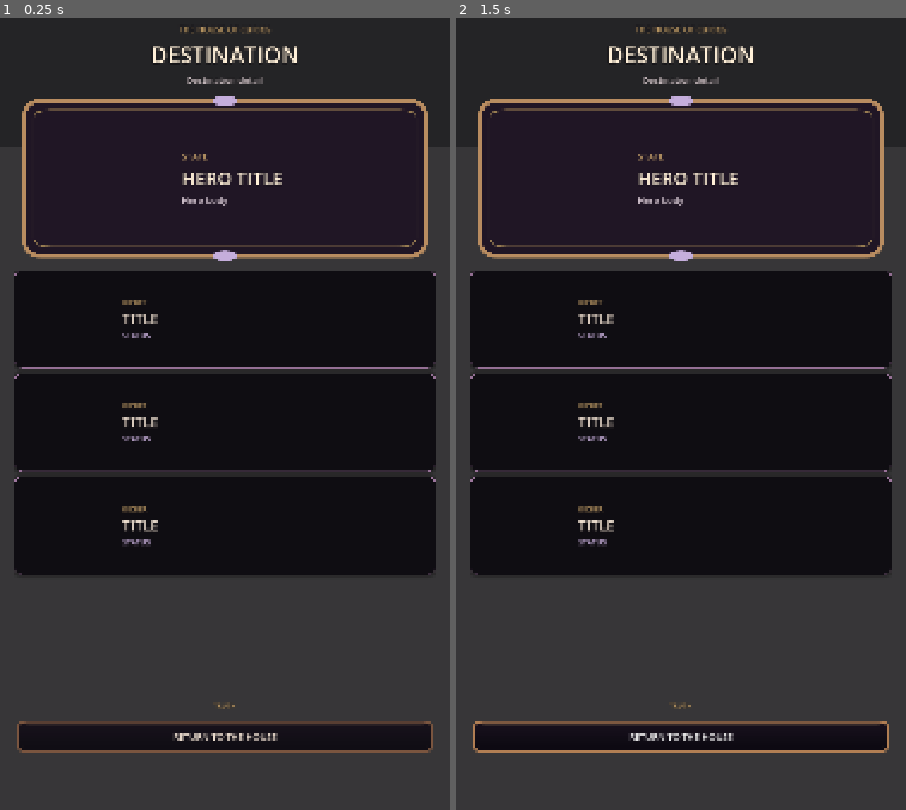
Above: before the commit, frames 1-2 (left to right).
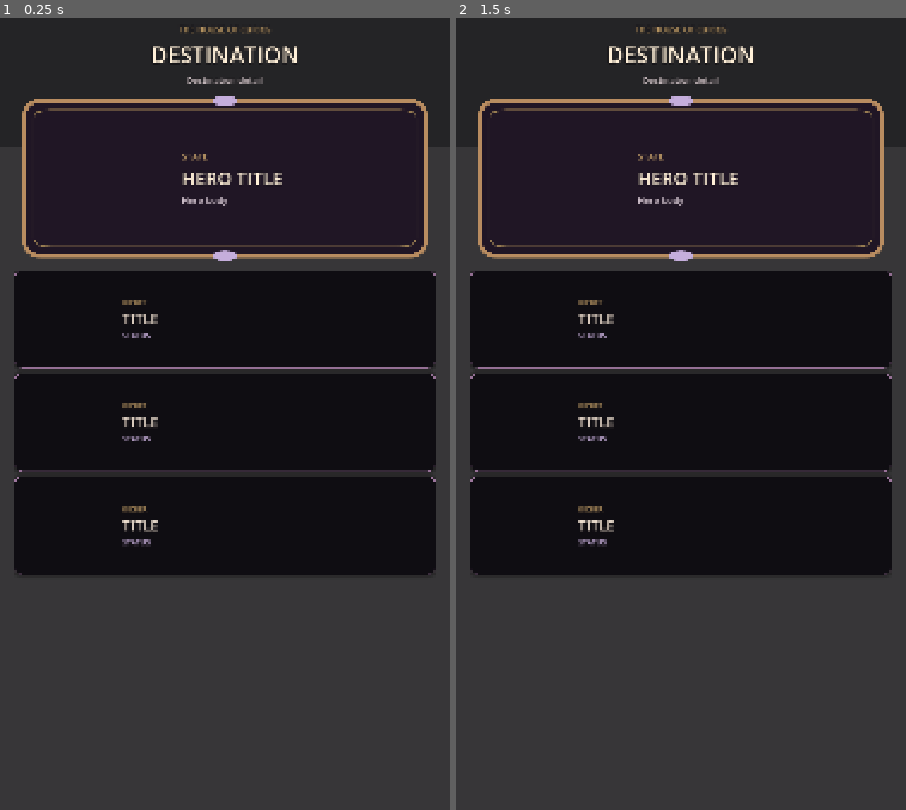
Above: after the commit, the same moments.

Repository: Jay-prodesign/akilta-match3
Game: Godot game, scene res://src/ui/meta/meta_destination_screen.tscn
Same seed, same stepped clock (60 frames per second), same inputs: the game is played once before the commit and once after it. This scene is started directly instead of the project's main scene.
Inputs (mouse positions are in pixels of both pictures, inside the frame that each line leads up to):
- Up to frame 1 (0.25 s): no input
- Up to frame 2 (1.5 s): tap Enter at 0.5 s; move the mouse to (780, 366) at 0.52 s; click (780, 366) at 0.67 s; click (681, 738) at 1.25 s, where only the run before the commit has a clickable "RETURN TO THE HOUSE"

The runs differ from the first frame. In frame 1, 3.5% of the frame differs, in the area x 3-97%, y 86-93%; in frame 2, 3.5%.

Commit message:
Remove redundant meta-screen chrome and raise truthful status readability

Diff:
--- a/src/ui/meta/meta_destination_screen.tscn
+++ b/src/ui/meta/meta_destination_screen.tscn
@@ -229,7 +229,7 @@
 
 [node name="ShopDisabledAction" type="Button" parent="FeatureLayout/FeatureHero/HeroRow/HeroCopy"]
 visible = false
-custom_minimum_size = Vector2(0, 88)
+custom_minimum_size = Vector2(0, 64)
 layout_mode = 2
 disabled = true
 theme_override_colors/font_color = Color(0.93, 0.86, 0.91, 1)
@@ -270,7 +270,7 @@
 
 [node name="DailyPracticeCard" type="PanelContainer" parent="FeatureLayout"]
 visible = false
-custom_minimum_size = Vector2(0, 138)
+custom_minimum_size = Vector2(0, 150)
 layout_mode = 2
 theme_override_styles/panel = SubResource("Card")
 
@@ -294,14 +294,14 @@
 
 [node name="DailyPracticeTruth" type="Label" parent="FeatureLayout/DailyPracticeCard/DailyContent"]
 layout_mode = 2
-theme_override_colors/font_color = Color(0.831, 0.678, 0.439, 1)
-theme_override_font_sizes/font_size = 18
+theme_override_colors/font_color = Color(0.92, 0.78, 0.56, 1)
+theme_override_font_sizes/font_size = 19
 text = "COMPLETE AN OPENING RITUAL TO UNLOCK LOCAL PRACTICE"
 horizontal_alignment = 1
 autowrap_mode = 2
 
 [node name="DailyPracticeAction" type="Button" parent="FeatureLayout/DailyPracticeCard/DailyContent"]
-custom_minimum_size = Vector2(0, 88)
+custom_minimum_size = Vector2(0, 72)
 layout_mode = 2
 disabled = true
 theme_override_colors/font_color = Color(1, 0.941, 0.847, 1)
@@ -524,11 +524,12 @@
 [node name="LocalSaveStatus" type="Label" parent="FeatureLayout/SaveHealthCard/SaveHealthContent"]
 layout_mode = 2
 theme_override_colors/font_color = Color(1, 0.941, 0.847, 1)
-theme_override_font_sizes/font_size = 22
+theme_override_font_sizes/font_size = 24
 text = "LOCAL SAVE · DEVICE-LOCAL"
 horizontal_alignment = 1
 
 [node name="LocalSaveDetail" type="Label" parent="FeatureLayout/SaveHealthCard/SaveHealthContent"]
+visible = false
 layout_mode = 2
 theme_override_colors/font_color = Color(0.90, 0.84, 0.88, 1)
 theme_override_font_sizes/font_size = 16
@@ -538,12 +539,13 @@
 
 [node name="CloudSyncStatus" type="Label" parent="FeatureLayout/SaveHealthCard/SaveHealthContent"]
 layout_mode = 2
-theme_override_colors/font_color = Color(0.82, 0.72, 0.90, 1)
-theme_override_font_sizes/font_size = 16
+theme_override_colors/font_color = Color(0.86, 0.77, 0.93, 1)
+theme_override_font_sizes/font_size = 20
 text = "CLOUD SYNC · NOT CONNECTED"
 horizontal_alignment = 1
 
 [node name="CloudSyncDetail" type="Label" parent="FeatureLayout/SaveHealthCard/SaveHealthContent"]
+visible = false
 layout_mode = 2
 theme_override_colors/font_color = Color(0.72, 0.66, 0.72, 1)
 theme_override_font_sizes/font_size = 16
@@ -552,6 +554,7 @@
 autowrap_mode = 2
 
 [node name="TruthStrip" type="Label" parent="FeatureLayout"]
+visible = false
 custom_minimum_size = Vector2(0, 40)
 layout_mode = 2
 theme_override_colors/font_color = Color(0.831, 0.678, 0.439, 1)
@@ -564,6 +567,7 @@
 autowrap_mode = 2
 
 [node name="BackToHouse" type="Button" parent="FeatureLayout"]
+visible = false
 custom_minimum_size = Vector2(0, 88)
 layout_mode = 2
 theme_override_colors/font_color = Color(0.96, 0.9, 0.84, 1)
